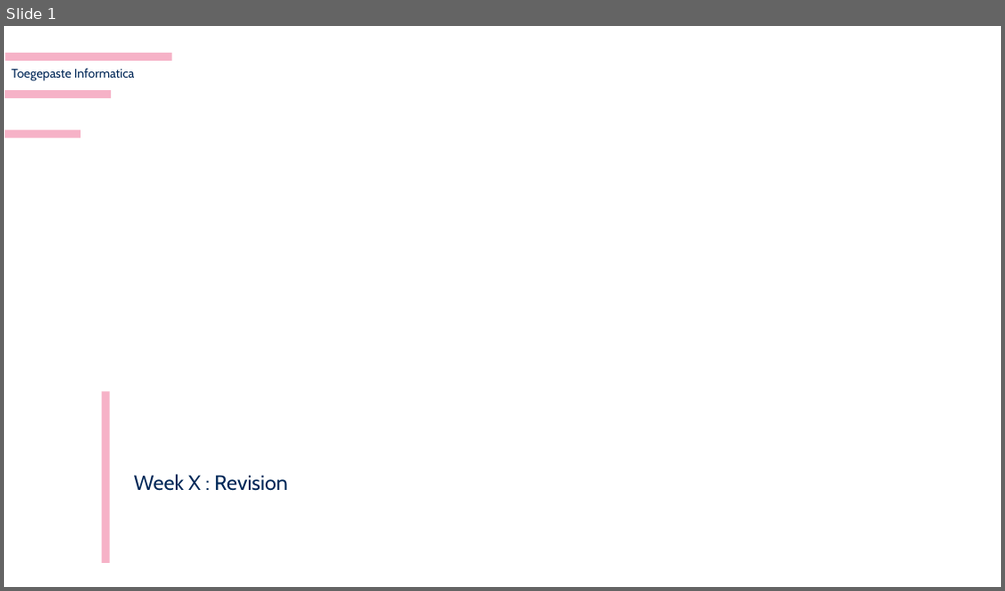
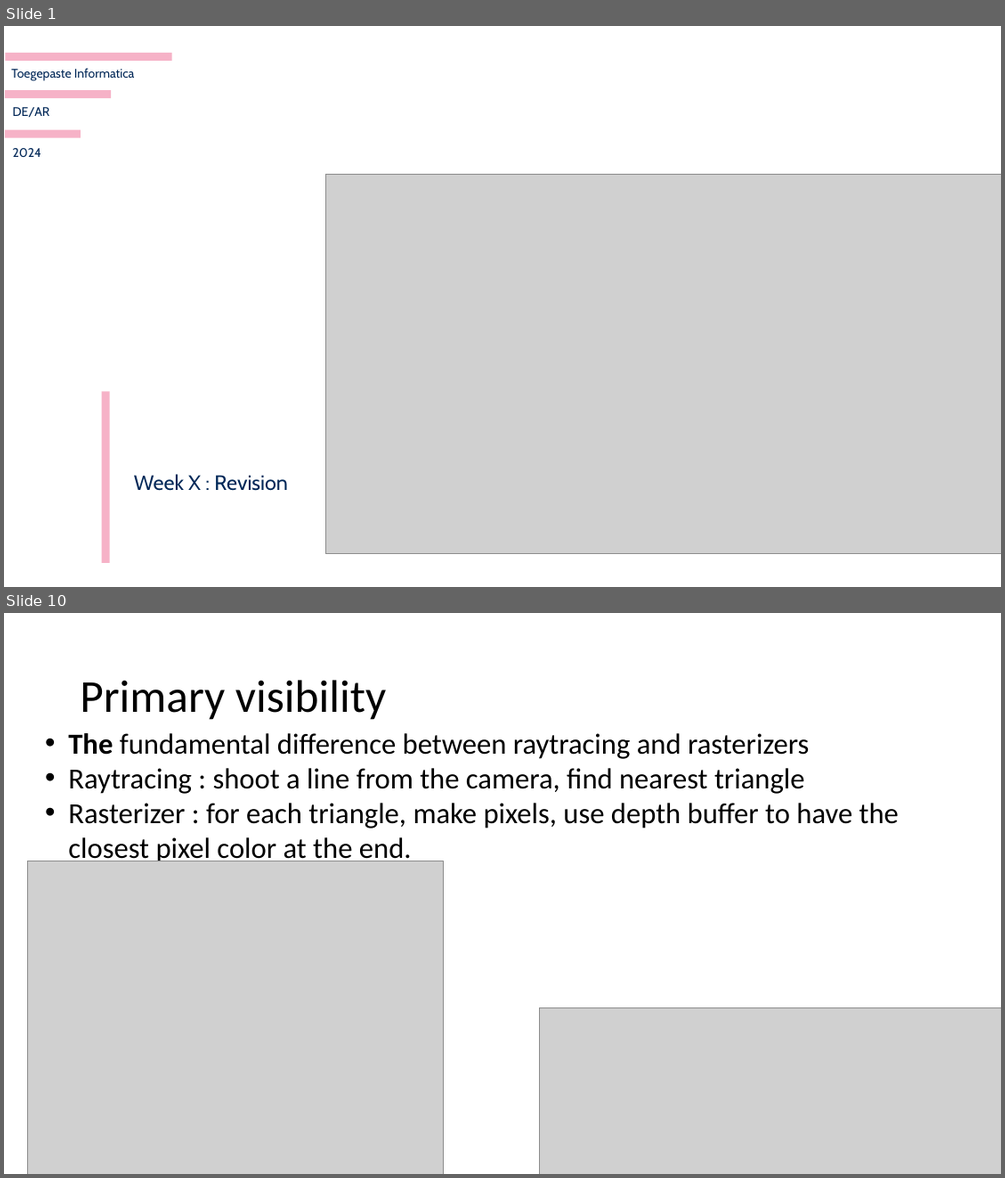
Before and after one commit to harveypekar/3dgraphics, a slide deck: course/3d_revision.pptx. Shown one above the other, each under a label of ours: slide 1 before the commit, slides 1 and 10 after it; the slides between them are not shown. The pictures are 1005x591 and 1005x1178 pixels, drawn with LibreOffice and Linux fonts; fonts in the diff are those of the drawing; grey boxes stand for pictures; background and template pictures are left out. Boxes give left, top, right and bottom in pixels: in the first picture for what was removed or moved away, otherwise in the second. Text is boxed around its words. In the diff, an @@ line names an element or a change of style, - is before the commit and + after.

```diff
--- a/course/3d_revision.pptx
+++ b/course/3d_revision.pptx
@@ slide 10 added at bbox=[4, 613, 1001, 1174], background #FFFFFF @@
@@ title added at bbox=[80, 680, 386, 720], 44 pt, text #000000 @@
+Primary visibility
@@ text added at bbox=[68, 733, 898, 866], 28 pt, text #000000 @@
+• The fundamental difference between raytracing and rasterizers
+• Raytracing : shoot a line from the camera, find nearest triangle
+• Rasterizer : for each triangle, make pixels, use depth buffer to have the closest pixel color at the end.
@@ picture added at bbox=[27, 861, 443, 1174] @@
@@ picture added at bbox=[540, 1007, 1001, 1174] @@
@@ slide 1 changed as well @@
@@ text added at bbox=[13, 107, 50, 118], 12 pt, text #002757 @@
+DE/AR
@@ text added at bbox=[13, 148, 41, 157], 12 pt, text #002757 @@
+2024
@@ picture added at bbox=[325, 174, 1001, 554] @@
```
Also in this commit, not shown: 19 other slides added, 20 slides removed.
